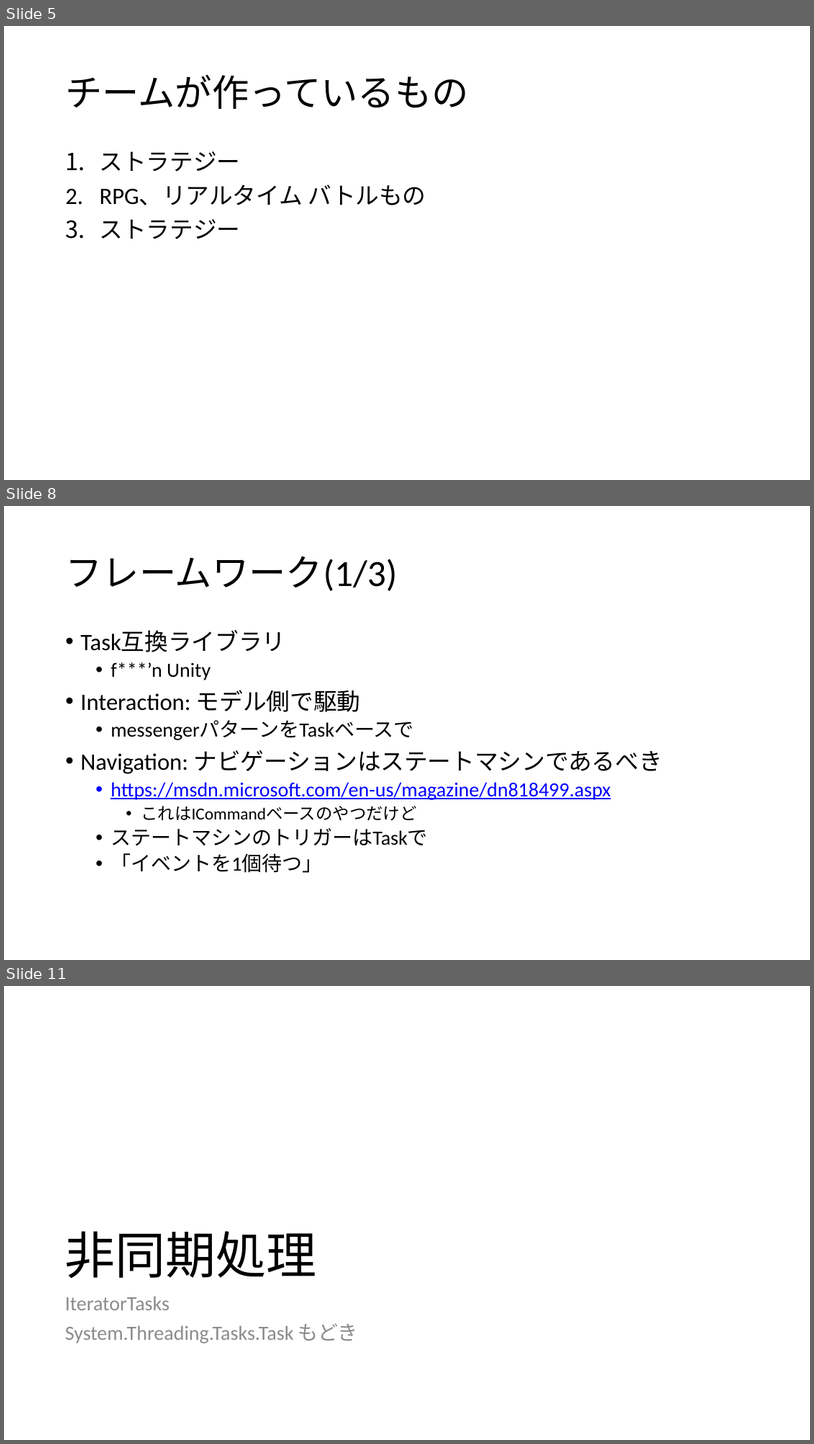
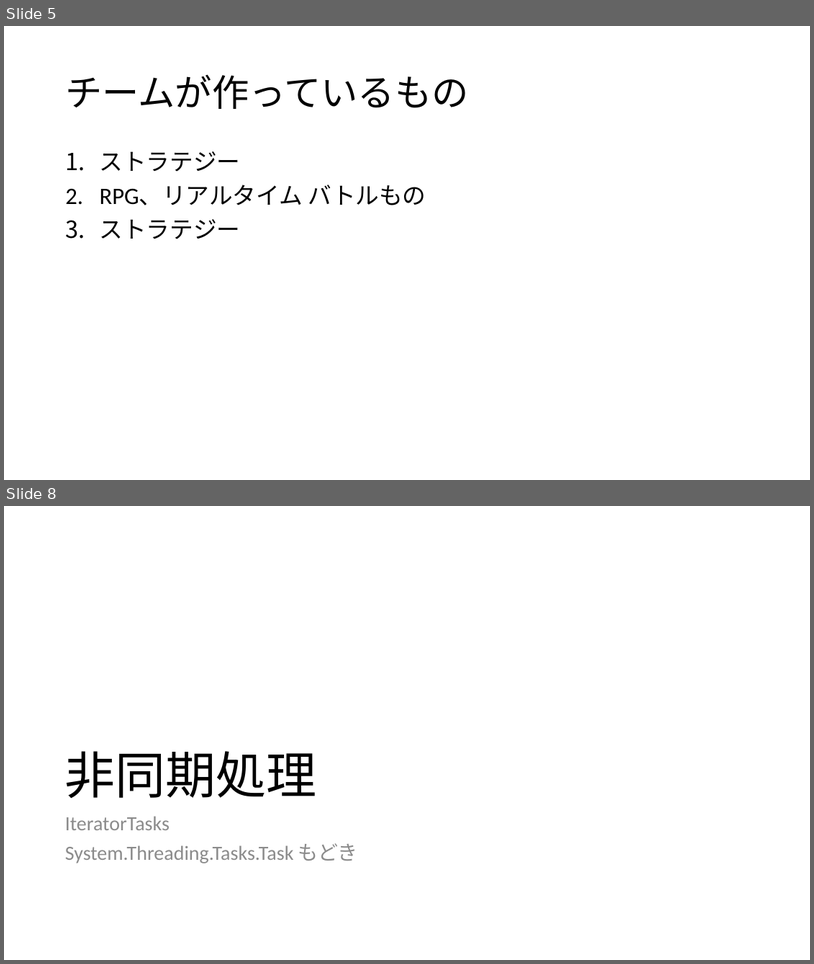
Before and after one commit to ppcuni/UnityCsharp20150321, a slide deck: doc/自社フレームワーク.pptx. Shown one above the other, each under a label of ours: slides 5, 8 and 11 before the commit, slides 5 and 8 after it; the slides between them are not shown. The pictures are 814x1444 and 814x964 pixels, drawn with LibreOffice and Linux fonts; fonts in the diff are those of the drawing. Boxes give left, top, right and bottom in pixels: in the first picture for what was removed or moved away, otherwise in the second. Text is boxed around its words. In the diff, an @@ line names an element or a change of style, - is before the commit and + after.

```diff
--- a/doc/自社フレームワーク.pptx
+++ b/doc/自社フレームワーク.pptx
@@ slide 8 removed at [4, 506, 810, 960], background #FFFFFF @@
@@ title removed at [65, 556, 397, 591] @@
-フレームワーク(1/3)
@@ text removed at [80, 631, 662, 872] @@
-• Task互換ライブラリ
-  • f***’n Unity
-• Interaction: モデル側で駆動
-  • messengerパターンをTaskベースで
-• Navigation: ナビゲーションはステートマシンであるべき
-  • https://msdn.microsoft.com/en-us/magazine/dn818499.aspx
-    • これはICommandベースのやつだけど
-  • ステートマシンのトリガーはTaskで
-  • 「イベントを1個待つ」
@@ what was slide 11 is now slide 8 @@
```
Also in this commit, not shown: 4 slides changed, 1 slide added, 3 other slides removed.
